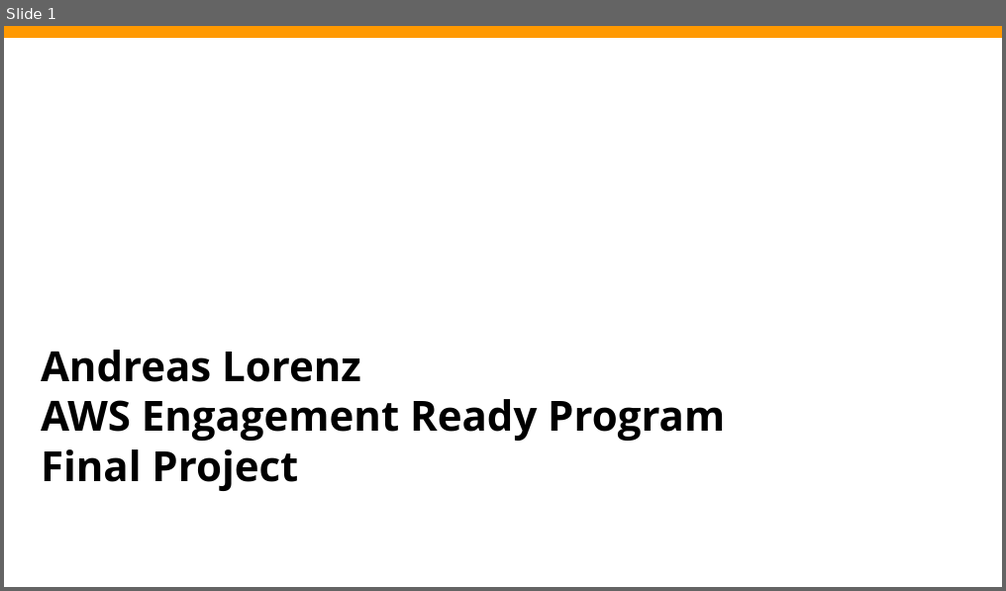
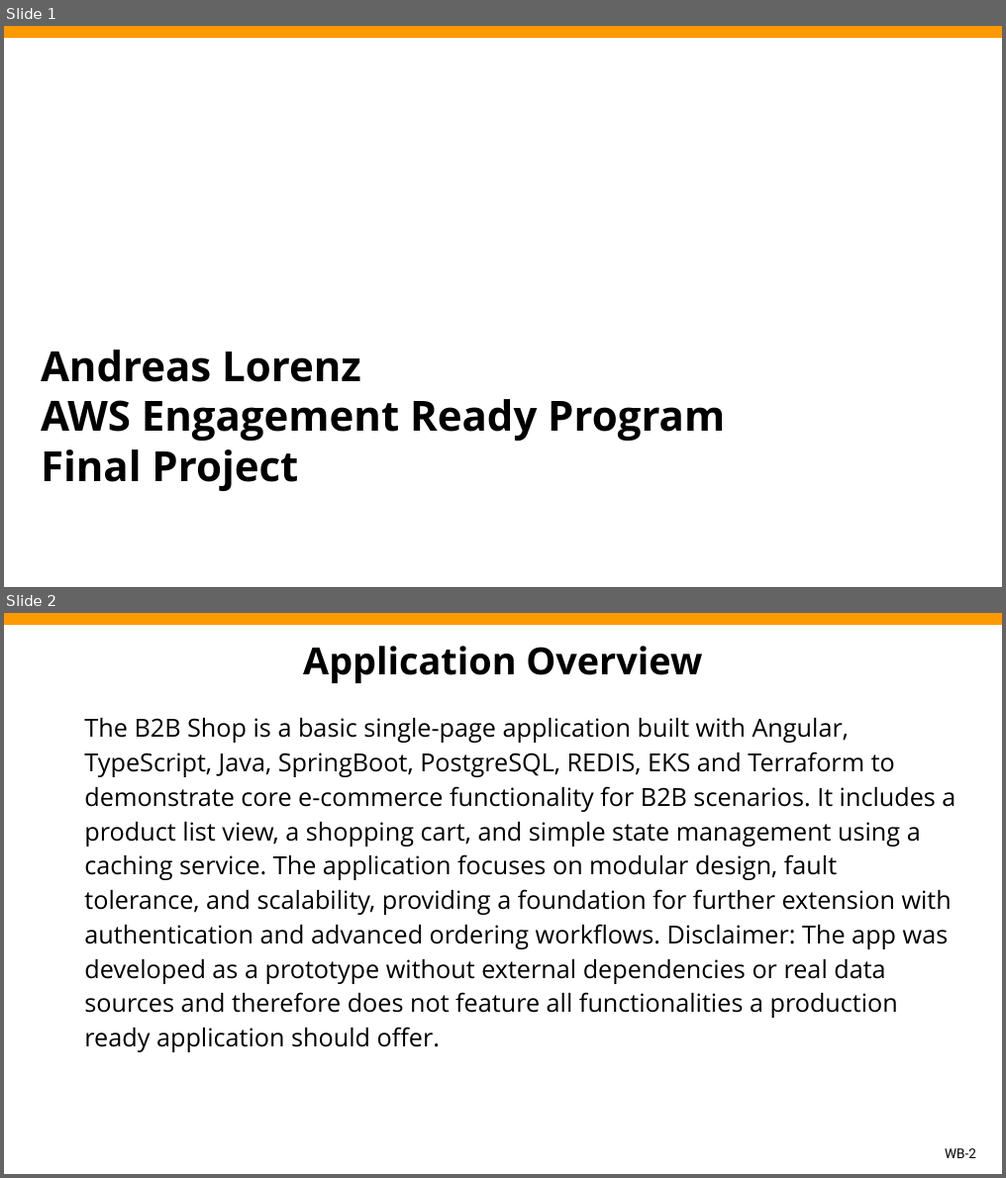
Before and after one commit to xPl1Cit/aws-engagement-ready, a slide deck: AL Final Project Presentation.pptx. Shown one above the other, each under a label of ours: slide 1 before the commit, slides 1 and 2 after it. The pictures are 1006x591 and 1006x1178 pixels, drawn with LibreOffice and Linux fonts; fonts in the diff are those of the drawing; background and template pictures are left out. Boxes give left, top, right and bottom in pixels: in the first picture for what was removed or moved away, otherwise in the second. Text is boxed around its words. In the diff, an @@ line names an element or a change of style, - is before the commit and + after.

```diff
--- a/AL Final Project Presentation.pptx
+++ b/AL Final Project Presentation.pptx
@@ slide 2 added at box(4, 613, 1002, 1174), background #FFFFFF; not listed: 1 template element that a slide beside it also shows @@
@@ title added at box(303, 646, 702, 683), 36 pt, text #000000, bold @@
+Application Overview
@@ text added at box(84, 718, 955, 1053), 24 pt, text #000000 @@
+The B2B Shop is a basic single-page application built with Angular, TypeScript, Java, SpringBoot, PostgreSQL, REDIS, EKS and Terraform to demonstrate core e-commerce functionality for B2B scenarios. It includes a product list view, a shopping cart, and simple state management using a caching service. The application focuses on modular design, fault tolerance, and scalability, providing a foundation for further extension with authentication and advanced ordering workflows. Disclaimer: The app was developed as a prototype without external dependencies or real data sources and therefore does not feature all functionalities a production ready application should offer.
@@ page number added at box(944, 1149, 976, 1158), 13 pt, text #000000 @@
+WB-2
```
Also in this commit, not shown: 3 slides changed, 2 other slides added, 3 slides removed, 1 other file.
